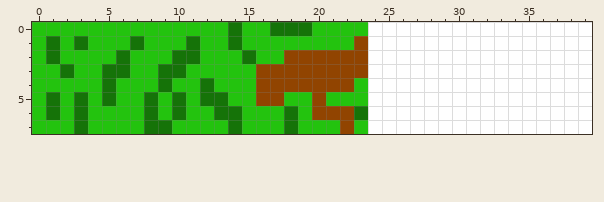
One commit to this pixel-art sprite: ld19/assets/verdant_tiles.png. The picture above was drawn from the file before the commit.
The file is 40x8 pixels.
New version:
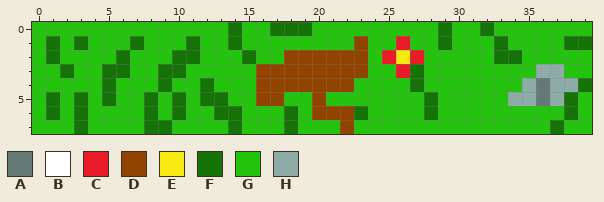
Palette (. is transparent): A #657a77  B #ffffff  C #ea1b29  D #914400  E #f6e911  F #157308  G #23c30e  H #8eaca7
Edits made:
y 0: x 24..39 BBBBBBBBBBBBBBBB -> GGGGGFGGFGGGGGGG
y 1: x 24..39 BBBBBBBBBBBBBBBB -> GGCGGFGGGFGGGGFF
y 2: x 24..39 BBBBBBBBBBBBBBBB -> GCECGGGGGFFGGGGG
y 3: x 24..39 BBBBBBBBBBBBBBBB -> GGCFGGGGGGGGHHGG
y 4: x 24..39 BBBBBBBBBBBBBBBB -> GGGFGGGGGGGHAHHF
y 5: x 24..39 BBBBBBBBBBBBBBBB -> GGGGFGGGGGHHAHFG
y 6: x 24..39 BBBBBBBBBBBBBBBB -> GGGGFGGGGGGGGGFG
y 7: x 24..39 BBBBBBBBBBBBBBBB -> GGGGGGGGGGGGGFGG
Where, in picture pixels (left, top, right, bottom), the same in both pictures:
changed: (368, 22, 592, 134)
